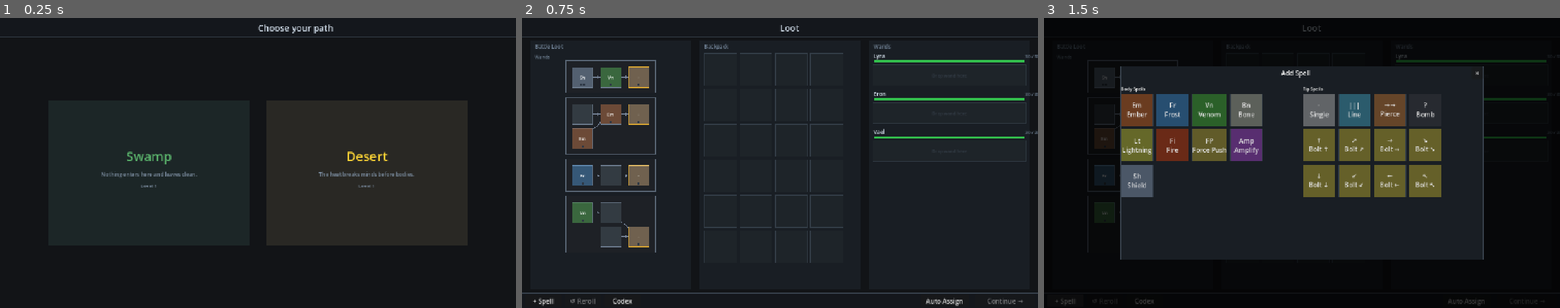
Above: before the commit, frames 1-3 (left to right).
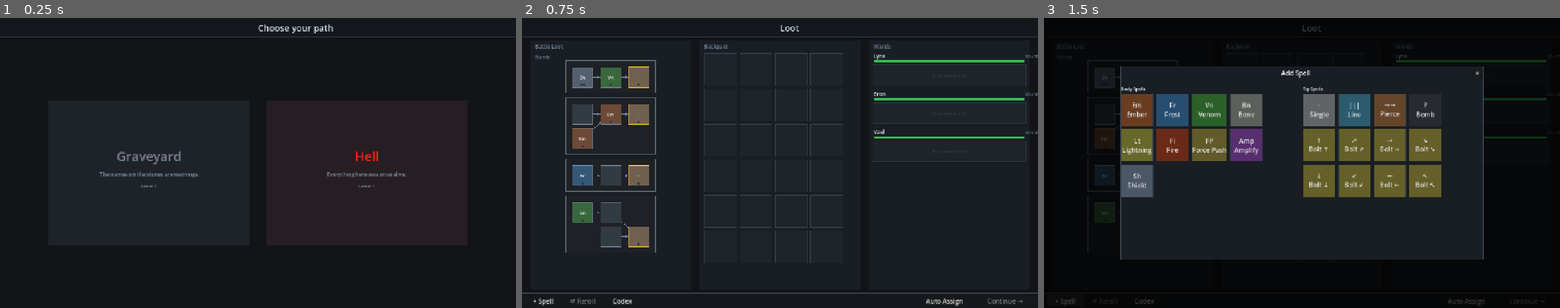
Above: after the commit, the same moments.

Repository: MoYapro/magic-monster-battle
Game: Godot game, scene res://scenes/world/path_selection_screen.tscn
Same seed, same stepped clock (60 frames per second), same inputs: the game is played once before the commit and once after it.
Inputs (mouse positions are in pixels of both pictures, inside the frame that each line leads up to):
- Up to frame 1 (0.25 s): no input
- Up to frame 2 (0.75 s): tap Enter at 0.5 s; move the mouse to (893, 148) at 0.52 s; tap Z at 0.6 s; click (893, 148) at 0.67 s
- Up to frame 3 (1.5 s): click "+ Spell" at 1.25 s

The runs differ from the first frame. In frame 1, 0.7% of the frame differs, in the area x 19-81%, y 45-55%; in frame 2, nothing differs; in frame 3, nothing differs.

Commit message:
introduce  layered biome structure

Diff:
--- a/scripts/world/biome_data.gd
+++ b/scripts/world/biome_data.gd
@@ -5,15 +5,19 @@
 var tagline: String
 var color: Color
 var grid_pos: Vector2i
-var monster_pool: Array = []   # Array of EnemyData subclass scripts; call .new() to spawn
-var obstacle_pool: Array = []  # Array of ObstacleData subclass scripts; call .new() to spawn
+var layer: int                    # 1 = starter, 2 = mid, 3 = endgame, 4 = The Source
+var unlocked_by: Array[String]    # biome names whose boss unlocks this one (empty = always available)
+var monster_pool: Array = []      # Array of EnemyData subclass scripts; call .new() to spawn
+var obstacle_pool: Array = []     # Array of ObstacleData subclass scripts; call .new() to spawn
 
 
-func _init(p_name: String, p_tagline: String, p_color: Color, p_grid_pos: Vector2i) -> void:
+func _init(p_name: String, p_tagline: String, p_color: Color, p_grid_pos: Vector2i, p_layer: int, p_unlocked_by: Array[String]) -> void:
 	name = p_name
 	tagline = p_tagline
 	color = p_color
 	grid_pos = p_grid_pos
+	layer = p_layer
+	unlocked_by = p_unlocked_by
 
 
 static func stray_weight(from: BiomeData, to: BiomeData) -> float:
--- a/scripts/world/biomes_data.gd
+++ b/scripts/world/biomes_data.gd
@@ -1,18 +1,23 @@
 class_name BiomesData
 
-# Biome grid axes:
-#   x = 0 (hot / dry)  <------>  10 (wet / cold)
-#   y = 0 (real)       <------>  10 (fantasy)
+# Layer 1 — starters (always available):
+#   Desert, Tundra, Forest, Swamp, Mountain
 #
-#        0    1    2    3    4    5    6    7    8    9   10
-#  0         Desert              Forest       Mountain Tundra
-#  1         Volcano                               ...
-#  2
-#  3                   Swamp
-#  4
-#  5                        Cave
-#  6                                  Ruins
-#  ...
+# RPS cycle: Fire(Desert) > Ice(Tundra) > Nature(Forest) > Poison(Swamp) > Earth(Mountain) > Fire
+#
+# Layer 2 — unlocked by layer 1 boss:
+#   Desert     → Pyramids, Coast
+#   Tundra     → Glacial Temple, Frozen Shipwreck
+#   Forest     → Jungle, Graveyard
+#   Swamp      → Ruins, Coast (shared)
+#   Mountain   → Cave, Volcano
+#
+# Layer 3 — unlocked by layer 2 boss (any one suffices):
+#   Hell        ← Graveyard | Ruins | Volcano
+#   Astral Plane← Glacial Temple | Pyramids | Jungle
+#   Underwater  ← Coast | Frozen Shipwreck | Cave
+#
+# The Source — unlocked after all three layer 3 bosses
 
 static var _all: Array[BiomeData] = []
 
@@ -21,6 +26,10 @@
 	if _all.is_empty():
 		_all = _build()
 	return _all
+
+
+static func by_layer(layer: int) -> Array[BiomeData]:
+	return all().filter(func(b: BiomeData) -> bool: return b.layer == layer)
 
 
 static func get_by_name(biome_name: String) -> BiomeData:
@@ -45,31 +54,83 @@
 
 
 static func _build() -> Array[BiomeData]:
-	var desert   := BiomeData.new("Desert",   "The heat breaks minds before bodies.",  Color(0.85, 0.60, 0.15), Vector2i(1, 0))
-	var volcano  := BiomeData.new("Volcano",  "The earth itself is your enemy.",       Color(0.85, 0.25, 0.10), Vector2i(1, 1))
-	var forest   := BiomeData.new("Forest",   "Ancient trees hide ancient dangers.",   Color(0.15, 0.55, 0.20), Vector2i(4, 1))
-	var mountain := BiomeData.new("Mountain", "The summit demands a toll.",            Color(0.55, 0.55, 0.60), Vector2i(7, 1))
-	var tundra   := BiomeData.new("Tundra",   "Cold enough to numb courage.",          Color(0.45, 0.65, 0.85), Vector2i(9, 0))
-	var swamp    := BiomeData.new("Swamp",    "Nothing enters here and leaves clean.", Color(0.25, 0.50, 0.30), Vector2i(3, 3))
-	var cave     := BiomeData.new("Cave",     "Darkness is the least of your fears.",  Color(0.30, 0.25, 0.40), Vector2i(5, 5))
-	var ruins    := BiomeData.new("Ruins",    "Something still walks these halls.",    Color(0.55, 0.45, 0.35), Vector2i(7, 6))
+	# --- Layer 1 ---
+	var desert   := BiomeData.new("Desert",   "The heat breaks minds before bodies.",  Color(0.85, 0.60, 0.15), Vector2i(1, 0), 1, [])
+	var tundra   := BiomeData.new("Tundra",   "Cold enough to numb courage.",          Color(0.45, 0.65, 0.85), Vector2i(9, 0), 1, [])
+	var forest   := BiomeData.new("Forest",   "Ancient trees hide ancient dangers.",   Color(0.15, 0.55, 0.20), Vector2i(4, 1), 1, [])
+	var swamp    := BiomeData.new("Swamp",    "Nothing enters here and leaves clean.", Color(0.25, 0.50, 0.30), Vector2i(3, 3), 1, [])
+	var mountain := BiomeData.new("Mountain", "The summit demands a toll.",            Color(0.55, 0.55, 0.60), Vector2i(7, 1), 1, [])
 
-	desert.monster_pool   = [Goblin, Skeleton, Scorpion]
-	volcano.monster_pool  = [Goblin, ShieldOgre, FireElemental, WarDrummer]
-	forest.monster_pool   = [Goblin, Troll, Treant, WraithBlade, ShadowPanther, GroveTender]
-	mountain.monster_pool = [Troll, ShieldOgre, StoneGiant, WarDrummer]
-	tundra.monster_pool   = [Skeleton, Troll, FrostMage, Banshee]
-	swamp.monster_pool    = [Goblin, Witch, Troll, BogShambler, ShadowPanther, GroveTender]
-	cave.monster_pool     = [Goblin, Troll, ShieldOgre, CaveSpider, WraithBlade]
-	ruins.monster_pool    = [Skeleton, Witch, ShieldOgre, CursedKnight, Banshee, BoneCaller, WarDrummer, FallenPaladin]
+	# --- Layer 2 ---
+	var pyramids         := BiomeData.new("Pyramids",          "The dead do not sleep here.",               Color(0.80, 0.70, 0.30), Vector2i(1, 2), 2, ["Desert"])
+	var coast            := BiomeData.new("Coast",             "The sea takes what it wants.",              Color(0.20, 0.55, 0.75), Vector2i(3, 1), 2, ["Desert", "Swamp"])
+	var glacial_temple   := BiomeData.new("Glacial Temple",    "Faith, frozen solid.",                      Color(0.60, 0.80, 0.95), Vector2i(9, 2), 2, ["Tundra"])
+	var frozen_shipwreck := BiomeData.new("Frozen Shipwreck",  "No one remembers what they were carrying.", Color(0.40, 0.55, 0.75), Vector2i(8, 1), 2, ["Tundra"])
+	var jungle           := BiomeData.new("Jungle",            "Life here does not ask permission.",        Color(0.10, 0.45, 0.15), Vector2i(4, 3), 2, ["Forest"])
+	var graveyard        := BiomeData.new("Graveyard",         "The names on the stones are warnings.",     Color(0.35, 0.35, 0.40), Vector2i(3, 4), 2, ["Forest", "Swamp"])
+	var ruins            := BiomeData.new("Ruins",             "Something still walks these halls.",        Color(0.55, 0.45, 0.35), Vector2i(7, 6), 2, ["Swamp"])
+	var cave             := BiomeData.new("Cave",              "Darkness is the least of your fears.",      Color(0.30, 0.25, 0.40), Vector2i(5, 5), 2, ["Mountain"])
+	var volcano          := BiomeData.new("Volcano",           "The earth itself is your enemy.",           Color(0.85, 0.25, 0.10), Vector2i(1, 1), 2, ["Mountain"])
 
-	desert.obstacle_pool   = [Stone, Boulder, Barrel, Cactus, SandDune, Obelisk]
-	volcano.obstacle_pool  = [Stone, Boulder, Barrel, LavaRock, ObsidianSpike, AshPile]
-	forest.obstacle_pool   = [ObstacleTree, Log, Stone, Thornbush, AncientStump, MushroomCircle]
-	mountain.obstacle_pool = [Boulder, Stone, Monolith, IceBlock, Stalagmite, SnowDrift]
-	tundra.obstacle_pool   = [Stone, Boulder, Log, IceWall, FrozenLog, GlacierChunk]
-	swamp.obstacle_pool    = [Log, ObstacleTree, Barrel, Mudpit, RottedStump, BogPillar]
-	cave.obstacle_pool     = [Stone, Boulder, Monolith, StalactitePillar, CrystalFormation, BonePile]
-	ruins.obstacle_pool    = [Monolith, Stone, Barrel, BrokenPillar, Altar, Sarcophagus]
+	# --- Layer 3 ---
+	var hell       := BiomeData.new("Hell",         "Everything here was once alive.",          Color(0.70, 0.10, 0.05), Vector2i(2, 8), 3, ["Graveyard", "Ruins", "Volcano"])
+	var astral     := BiomeData.new("Astral Plane", "Even light casts a shadow here.",          Color(0.85, 0.85, 1.00), Vector2i(6, 8), 3, ["Glacial Temple", "Pyramids", "Jungle"])
+	var underwater := BiomeData.new("Underwater",   "Pressure is the least of your problems.", Color(0.05, 0.25, 0.60), Vector2i(5, 7), 3, ["Coast", "Frozen Shipwreck", "Cave"])
 
-	return [desert, volcano, forest, mountain, tundra, swamp, cave, ruins]
+	# --- The Source ---
+	var the_source := BiomeData.new("The Source", "All things come from here. All things end here.", Color(0.50, 0.00, 0.50), Vector2i(5, 10), 4, ["Hell", "Astral Plane", "Underwater"])
+
+	# --- Monster pools ---
+	desert.monster_pool          = [Goblin, Scorpion, ShieldOgre]
+	tundra.monster_pool          = [Skeleton, FrostMage, Troll]
+	forest.monster_pool          = [Goblin, Treant, ShadowPanther]
+	swamp.monster_pool           = [BogShambler, Witch, Troll]
+	mountain.monster_pool        = [ShieldOgre, StoneGiant, WarDrummer]
+
+	pyramids.monster_pool        = [Skeleton, Scorpion, CursedKnight, BoneCaller]
+	coast.monster_pool           = [Goblin, Witch, ShadowPanther, WraithBlade]
+	glacial_temple.monster_pool  = [FrostMage, Skeleton, WraithBlade, Troll]
+	frozen_shipwreck.monster_pool = [Skeleton, FrostMage, Troll, BogShambler]
+	jungle.monster_pool          = [Treant, GroveTender, ShadowPanther, BogShambler]
+	graveyard.monster_pool       = [Skeleton, WraithBlade, Banshee, CursedKnight, BoneCaller]
+	ruins.monster_pool           = [CursedKnight, BoneCaller, Banshee, FallenPaladin, WarDrummer]
+	cave.monster_pool            = [CaveSpider, Troll, ShieldOgre, WraithBlade, StoneGiant]
+	volcano.monster_pool         = [FireElemental, StoneGiant, WarDrummer, ShieldOgre, Troll]
+
+	hell.monster_pool            = [CursedKnight, FallenPaladin, FireElemental, BoneCaller, Banshee]
+	astral.monster_pool          = [FallenPaladin, FrostMage, GroveTender, Treant, Banshee]
+	underwater.monster_pool      = [BogShambler, CaveSpider, Witch, ShadowPanther, StoneGiant]
+
+	the_source.monster_pool      = [Goblin, Skeleton, Scorpion, Troll, ShieldOgre, FireElemental,
+									WarDrummer, Treant, WraithBlade, ShadowPanther, GroveTender,
+									StoneGiant, FrostMage, Banshee, Witch, BogShambler, CaveSpider,
+									CursedKnight, BoneCaller, FallenPaladin]
+
+	# --- Obstacle pools ---
+	desert.obstacle_pool         = [Stone, Boulder, Barrel, Cactus, SandDune, Obelisk]
+	tundra.obstacle_pool         = [Stone, Boulder, Log, IceWall, FrozenLog, GlacierChunk]
+	forest.obstacle_pool         = [ObstacleTree, Log, Stone, Thornbush, AncientStump, MushroomCircle]
+	swamp.obstacle_pool          = [Log, ObstacleTree, Barrel, Mudpit, RottedStump, BogPillar]
+	mountain.obstacle_pool       = [Boulder, Stone, Monolith, IceBlock, Stalagmite, SnowDrift]
+
+	pyramids.obstacle_pool       = [Stone, Boulder, Obelisk, Sarcophagus, Monolith, Altar]
+	coast.obstacle_pool          = [Log, Barrel, Stone, Boulder, RottedStump, Mudpit]
+	glacial_temple.obstacle_pool = [IceBlock, IceWall, GlacierChunk, Stone, Monolith, Altar]
+	frozen_shipwreck.obstacle_pool = [FrozenLog, IceBlock, Barrel, Log, BonePile, GlacierChunk]
+	jungle.obstacle_pool         = [ObstacleTree, Log, Thornbush, AncientStump, MushroomCircle, Mudpit]
+	graveyard.obstacle_pool      = [Stone, Monolith, BonePile, Sarcophagus, BrokenPillar, Altar]
+	ruins.obstacle_pool          = [Monolith, Stone, Barrel, BrokenPillar, Altar, Sarcophagus]
+	cave.obstacle_pool           = [Stone, Boulder, Monolith, StalactitePillar, CrystalFormation, BonePile]
+	volcano.obstacle_pool        = [Stone, Boulder, LavaRock, ObsidianSpike, AshPile, Barrel]
+
+	hell.obstacle_pool           = [LavaRock, ObsidianSpike, AshPile, BonePile, Altar, Sarcophagus]
+	astral.obstacle_pool         = [Stone, Monolith, CrystalFormation, IceBlock, Altar, Obelisk]
+	underwater.obstacle_pool     = [Stone, Boulder, CrystalFormation, StalactitePillar, BonePile, Mudpit]
+
+	the_source.obstacle_pool     = [Stone, Boulder, Monolith, CrystalFormation, Altar, Sarcophagus,
+									LavaRock, IceBlock, BonePile, ObstacleTree]
+
+	return [desert, tundra, forest, swamp, mountain,
+			pyramids, coast, glacial_temple, frozen_shipwreck, jungle, graveyard, ruins, cave, volcano,
+			hell, astral, underwater,
+			the_source]
